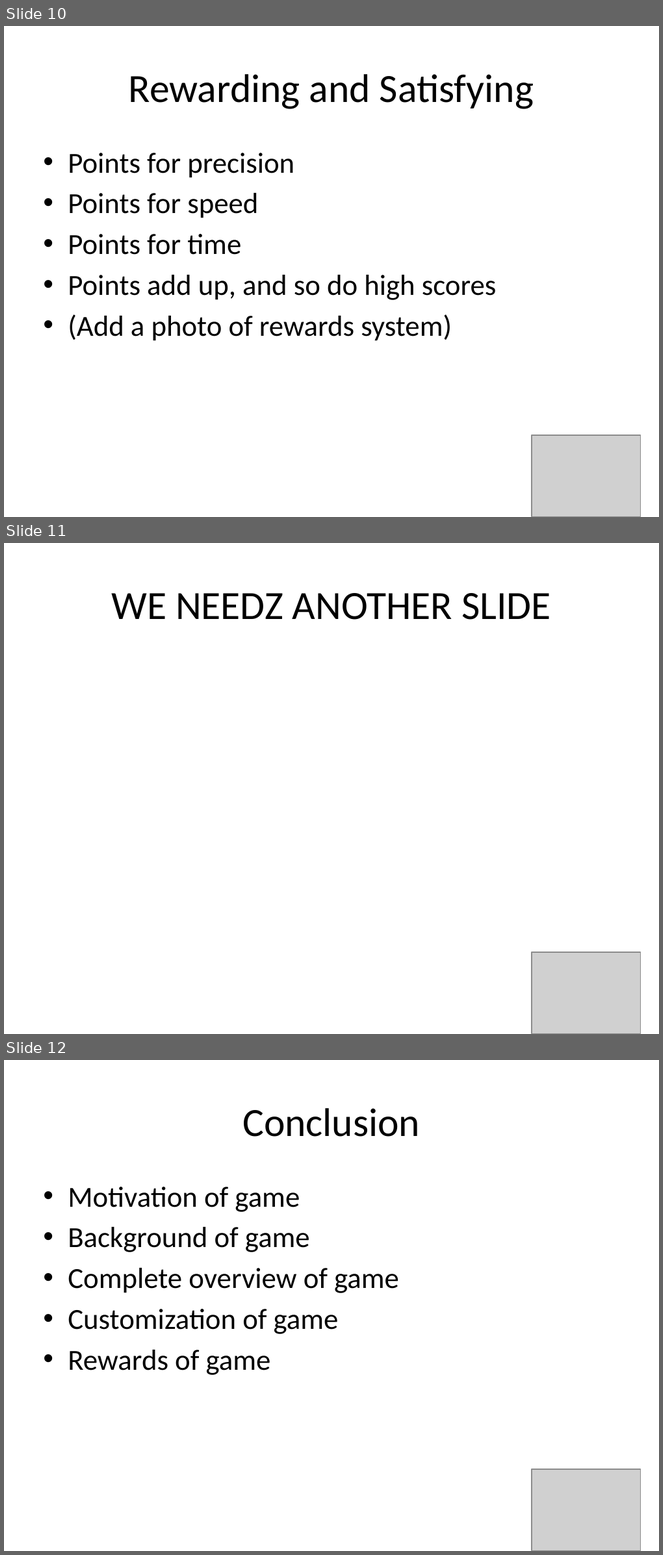
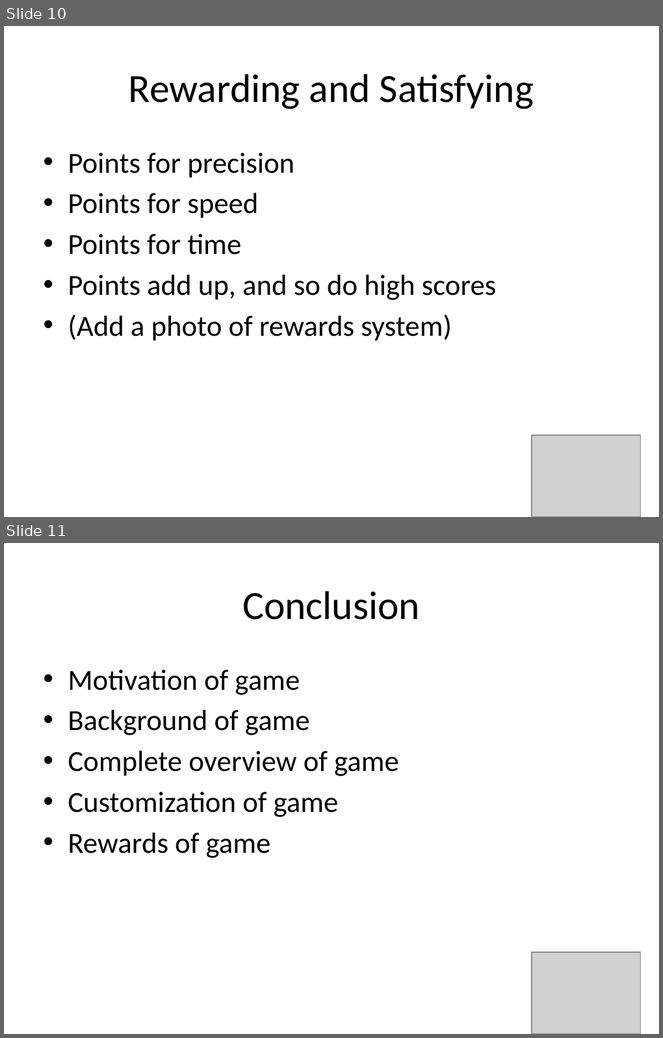
Before and after one commit to amlees/The-Great-Audio-Race, a slide deck: presenationTWO.pptx. Shown one above the other, each under a label of ours: slides 10, 11 and 12 before the commit, slides 10 and 11 after it. The pictures are 663x1555 and 663x1038 pixels, drawn with LibreOffice and Linux fonts; fonts in the diff are those of the drawing; grey boxes stand for pictures. Boxes give left, top, right and bottom in pixels: in the first picture for what was removed or moved away, otherwise in the second. Text is boxed around its words. In the diff, an @@ line names an element or a change of style, - is before the commit and + after.

Commit message:
Add new about menu

```diff
--- a/presenationTWO.pptx
+++ b/presenationTWO.pptx
@@ slide 11 removed at <box>4,543,659,1034</box>, background #FFFFFF @@
@@ title removed at <box>111,593,551,620</box> @@
-WE NEEDZ ANOTHER SLIDE
@@ picture removed at <box>532,953,642,1034</box> @@
@@ what was slide 12 is now slide 11 @@
```
